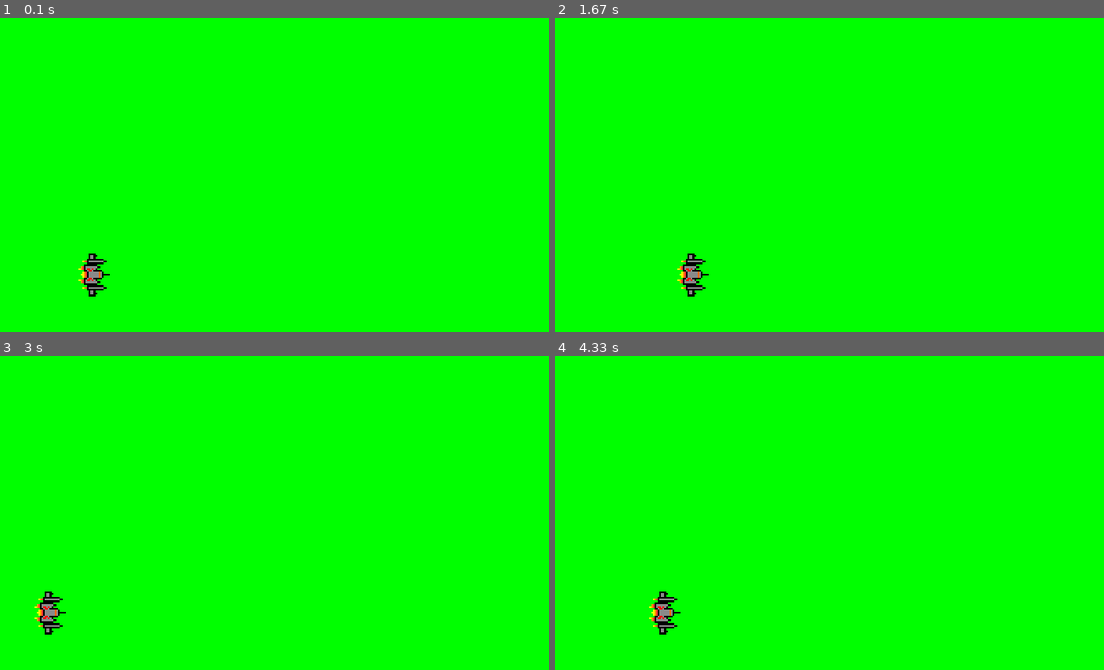
Above: before the commit, frames 1-4 (two rows, left to right).
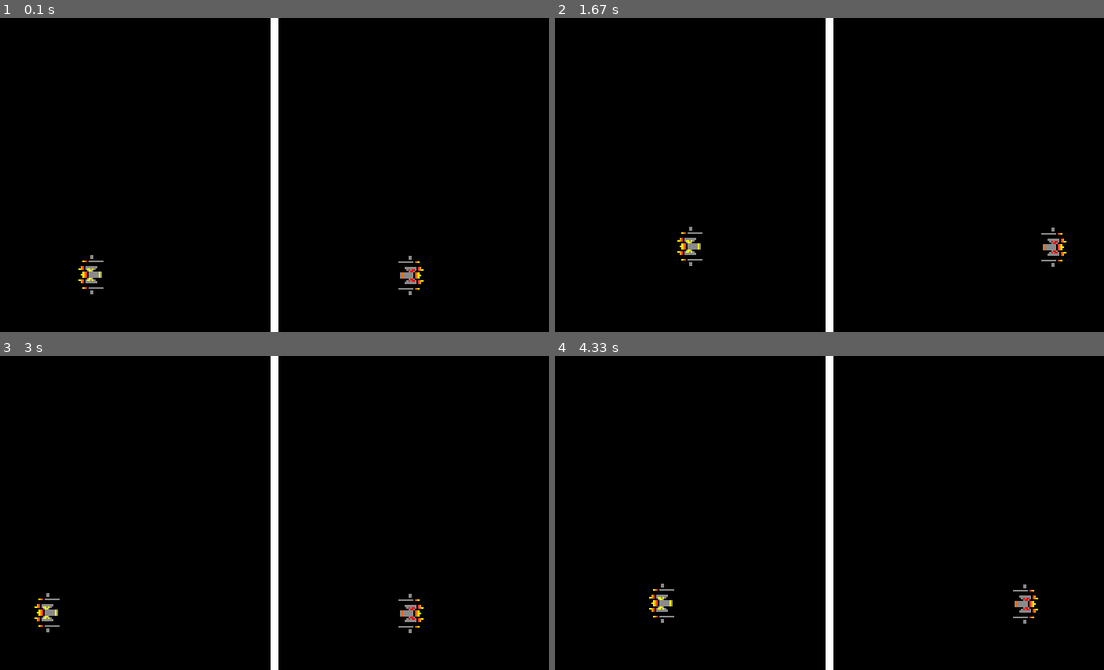
Above: after the commit, the same moments.

Repository: Cyclade9273/pygame-cs
Game: pygame game, started from main.py
Two runs of this game, one before a commit and one after it. Both use one fixed random seed, a clock stepped at 60 frames per second and the inputs below.
Inputs:
- Up to frame 1 (0.1 s): no input
- Up to frame 2 (1.67 s): hold Right 0.33-0.8 s; hold Up 0.83-1.13 s; hold W 0.83-1.13 s; hold Right 1.17-1.63 s; hold D 1.17-1.63 s
- Up to frame 3 (3 s): hold Left 1.67-2.2 s; hold A 1.67-2.2 s; hold Down 2.23-2.53 s; hold S 2.23-2.53 s; hold Left 2.57-2.97 s; hold A 2.57-2.97 s
- Up to frame 4 (4.33 s): hold Up 3-3.37 s; hold W 3-3.37 s; hold Right 3.4-4.03 s; hold D 3.4-4.03 s; hold Down from 4.07 s (still down); hold S from 4.07 s (still down)

The runs differ from the first frame. In frame 1, 100% of the frame differs, in the area x 0-100%, y 0-100%; in frame 2, 100%; in frame 3, 100%; in frame 4, 100%.

Commit message:
added bullets

Diff:
--- a/main.py
+++ b/main.py
@@ -1,54 +1,111 @@
-import pygame, sys, os
+import pygame
+
 pygame.init()
 
-SCREEN_WIDTH, SCREEN_HEIGHT = 700, 400
+bullet_speed = 5
+player_speed = 2
 
-clock = pygame.time.Clock()
-FPS = 60
-WIN = pygame.display.set_mode((SCREEN_WIDTH, SCREEN_HEIGHT))
-pygame.display.set_caption("game window")
+yellow_hit = pygame.USEREVENT + 1
+red_hit = pygame.USEREVENT + 2
 
-# Loading images and scaling
-red_spaceship_img = pygame.image.load("spaceship_red.png")
+width, height = 700, 400
+border = pygame.Rect(width/2 - 5, 0, 10, height)
+
+screen = pygame.display.set_mode((width, height))
+yellow_spaceship_img = pygame.image.load('spaceship_yellow.png')
+yellow_spaceship = pygame.transform.scale(yellow_spaceship_img, (55, 40))
+yellow_spaceship = pygame.transform.rotate(yellow_spaceship, 90)
+
+red_spaceship_img = pygame.image.load('spaceship_red.png')
 red_spaceship = pygame.transform.scale(red_spaceship_img, (55, 40))
-red_spaceship = pygame.transform.rotate(red_spaceship, 90)
+red_spaceship = pygame.transform.rotate(red_spaceship, 270)
 
-yellow_spaceship_img = pygame.image.load("spaceship_yellow.png")
-yellow_spaceship = pygame.transform.scale(yellow_spaceship_img, (55, 40))
-yellow_spaceship = pygame.transform.rotate(yellow_spaceship, -90)
+def draw_window(red, yellow, red_bullets, yellow_bullets):
+    screen.fill((0,0,0)) #R, G, B
+    pygame.draw.rect(screen, (255,255,255), border)
 
-def draw_window(red, yellow):
-    WIN.fill((0, 255, 0))
-    WIN.blit(red_spaceship, (red.x, red.y))
-    WIN.blit(yellow_spaceship, (yellow.y, yellow.x))
+    screen.blit(yellow_spaceship, (yellow.x, yellow.y))
+    screen.blit(red_spaceship, (red.x, red.y))
+
+    for bullet in red_bullets:
+      pygame.draw.rect(screen, (255, 0, 0), bullet)
+
+    for bullet in yellow_bullets:
+      pygame.draw.rect(screen, (255, 255, 0), bullet)
     pygame.display.update()
 
+
+def yellow_spaceship_move(keys_pressed, yellow):
+    if keys_pressed[pygame.K_a]: # Left
+        yellow.x -= player_speed
+    if keys_pressed[pygame.K_d]: # Right
+        yellow.x += player_speed
+    if keys_pressed[pygame.K_w]:
+        yellow.y -= player_speed
+    if keys_pressed[pygame.K_s]:
+        yellow.y += player_speed
+
+
+def red_spaceship_move(keys_pressed, red):
+    if keys_pressed[pygame.K_LEFT]: # Left
+        red.x -= player_speed
+    if keys_pressed[pygame.K_RIGHT]: # Right
+        red.x += player_speed
+    if keys_pressed[pygame.K_UP]:
+        red.y -= player_speed
+    if keys_pressed[pygame.K_DOWN]:
+        red.y += player_speed
+
+
+def handle_bullets(red_bullets, yellow_bullets, red, yellow):
+    for bullet in red_bullets:
+        bullet.x -= bullet_speed
+        if yellow.colliderect(bullet):
+            pygame.event.post(pygame.event.Event(yellow_hit))
+            red_bullets.remove(bullet)
+
+        elif bullet.x < 0:
+            red_bullets.remove(bullet)
+
+    for bullet in yellow_bullets:
+        bullet.x += bullet_speed
+        if red.colliderect(bullet):
+            pygame.event.post(pygame.event.Event(red_hit))
+            yellow_bullets.remove(bullet)
+
+        elif bullet.x > width:
+            yellow_bullets.remove(bullet)
+
+
 def main():
-    running = True
+    yellow = pygame.Rect(100, 300, 55, 40)
+    red = pygame.Rect(500, 300, 55, 40)
 
-    red_rect = pygame.Rect(100, 300, 55, 40)
-    yellow_rect = pygame.Rect(500, 300, 55, 40)
+    red_bullets = []
+    yellow_bullets = []
 
-    while running:
+    run = True
+    while run:
         for event in pygame.event.get():
             if event.type == pygame.QUIT:
-                running = False
+                run = False
+                pygame.quit()
 
-        draw_window(red_rect, yellow_rect)
+        if event.type == pygame.KEYDOWN:
+            if event.key == pygame.K_LALT:
+                bullet = pygame.Rect(yellow.x + yellow.width, yellow.y + yellow.height//2 - 2, 10, 5)
+                yellow_bullets.append(bullet)
+
+            if event.key == pygame.K_RALT:
+                bullet = pygame.Rect(red.x, red.y + red.height//2 - 2, 10, 5)
+                red_bullets.append(bullet)
 
         keys_pressed = pygame.key.get_pressed()
 
-        if keys_pressed[pygame.K_ESCAPE]: running = False # easier for testing, can be commented out
+        yellow_spaceship_move(keys_pressed, yellow)
+        red_spaceship_move(keys_pressed, red)
+        handle_bullets(red_bullets, yellow_bullets, red, yellow)
 
-        if keys_pressed[pygame.K_a]:
-            red_rect.x -= 2
-        if keys_pressed[pygame.K_d]:
-            red_rect.x += 2
+        draw_window(red, yellow, red_bullets, yellow_bullets)
 
-        clock.tick(FPS)
-
-    pygame.quit()
-    sys.exit()
-
-if __name__ == "__main__":
-    main()
+main()
